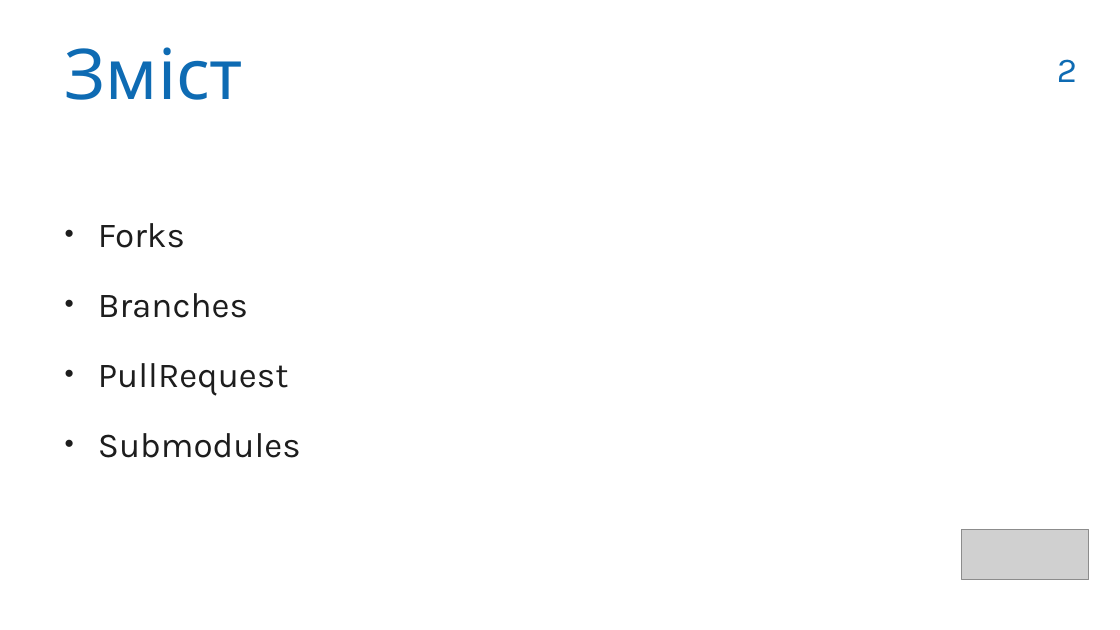
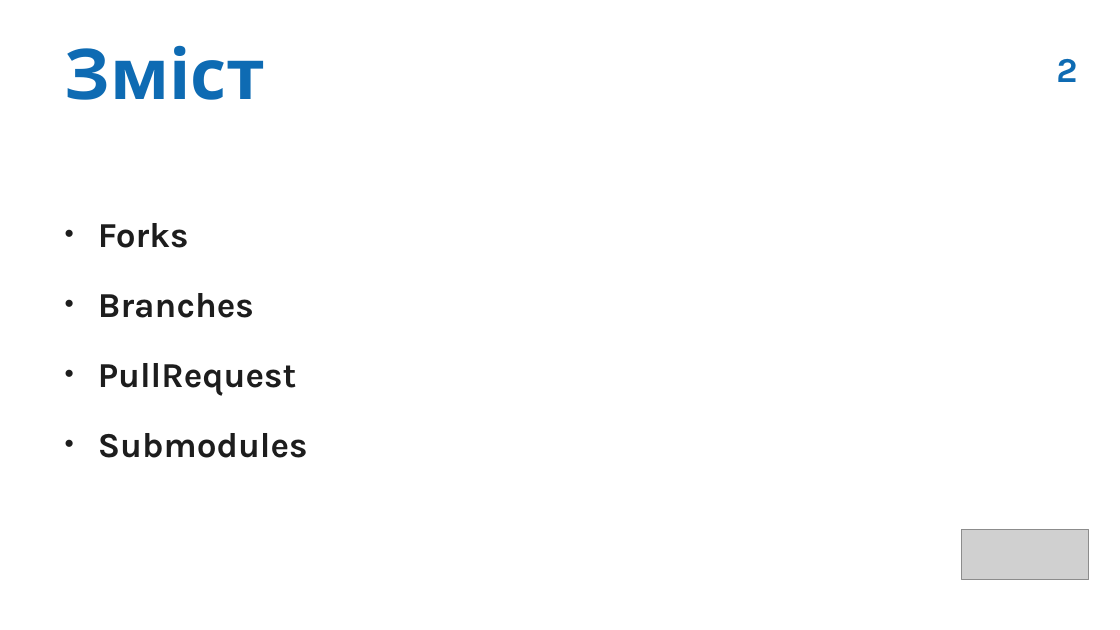
Before and after one commit to vitaliiTolmachov/Presentation, a slide deck: slide 2 of Presentation_easypay.pptx. Drawn at 1120x630 pixels with LibreOffice and Linux fonts; fonts in the diff are those of the drawing; grey boxes stand for pictures; background and template pictures are left out. Boxes give left, top, right and bottom in pixels: in the first picture for what was removed or moved away, otherwise in the second. Text is boxed around its words. In the diff, an @@ line names an element or a change of style, - is before the commit and + after.

```diff
--- a/Presentation_easypay.pptx
+++ b/Presentation_easypay.pptx
@@ bold on in 3 elements at box(1056, 59, 1077, 82), box(65, 45, 266, 100), box(98, 223, 308, 458) @@
```
Also in this commit, not shown: 10 other slides changed, 4 slides added, 8 slides removed.
